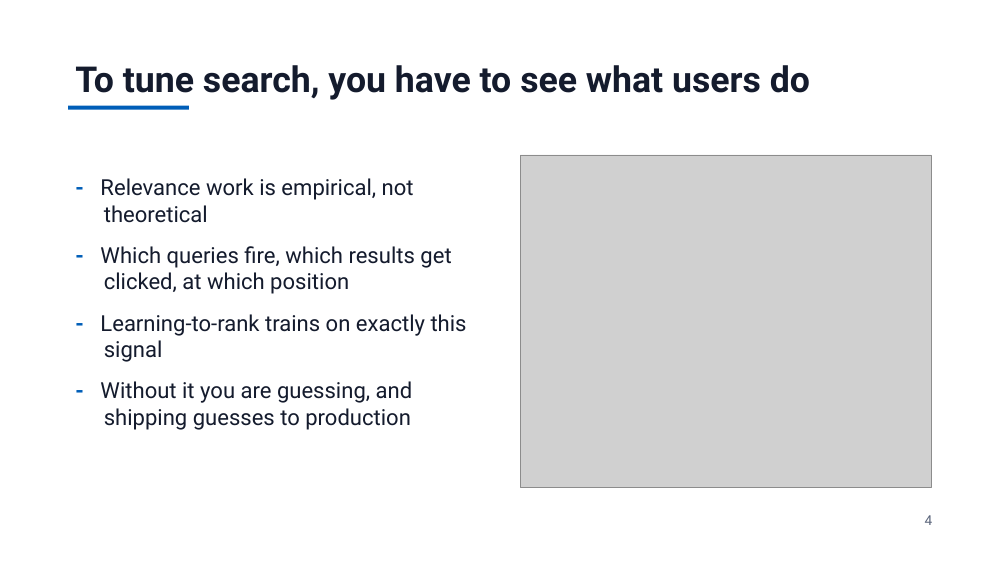
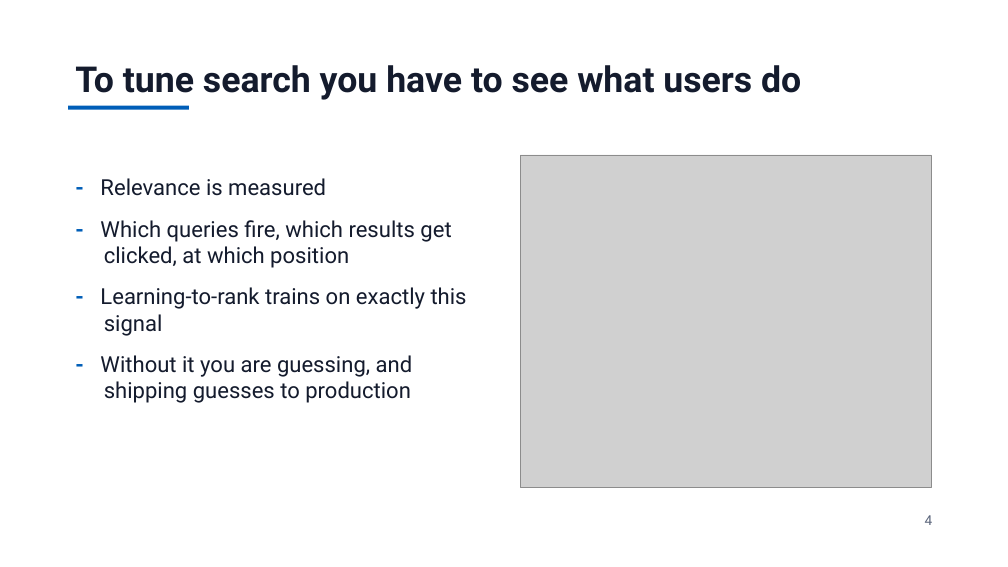
Before and after one commit to jzonthemtn/ldp-for-search, a slide deck: slide 4 of ldp_for_search_slides.pptx. Drawn at 1008x567 pixels with LibreOffice and Linux fonts; fonts in the diff are those of the drawing; grey boxes stand for pictures. Boxes give left, top, right and bottom in pixels: in the first picture for what was removed or moved away, otherwise in the second. Text is boxed around its words. In the diff, an @@ line names an element or a change of style, - is before the commit and + after.

```diff
--- a/ldp_for_search_slides.pptx
+++ b/ldp_for_search_slides.pptx
@@ text at box(75, 65, 801, 100): text changed @@
-To tune search, you have to see what users do
+To tune search you have to see what users do
@@ text at box(100, 178, 326, 196): text changed @@
-- Relevance work is empirical, not theoretical
+- Relevance is measured
```
Also in this commit, not shown: 14 other slides changed, 9 other files.
